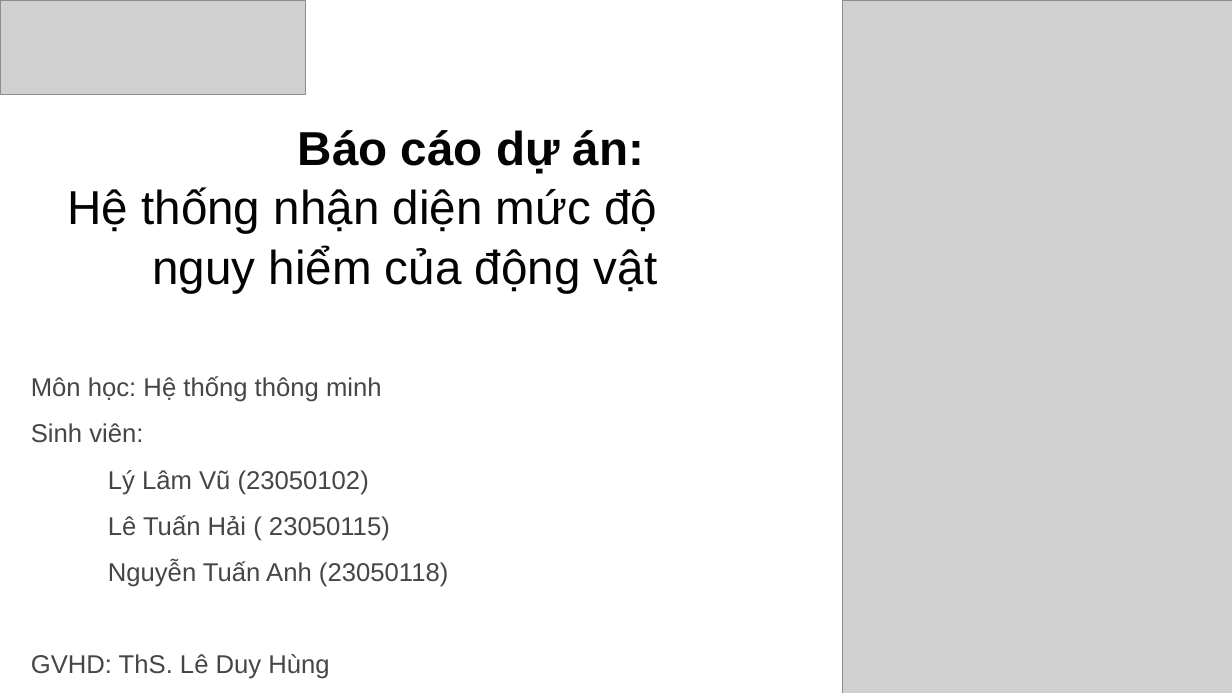
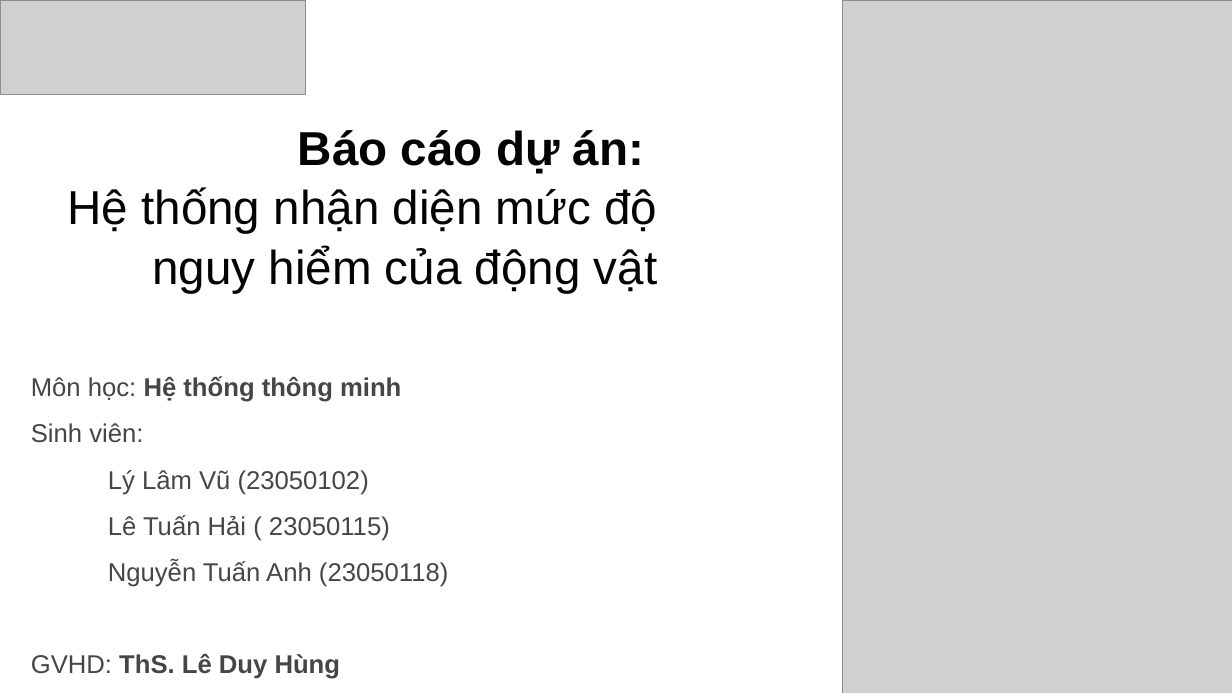
Before and after one commit to NguyenTAnh2005/IntelligentSystem_Vu_Hai_Anh, a slide deck: slide 1 of final_project/reports/Bao_Cao/baocao.pptx. Drawn at 1232x693 pixels with LibreOffice and Linux fonts; fonts in the diff are those of the drawing; grey boxes stand for pictures; background and template pictures are left out. Boxes give left, top, right and bottom in pixels: in the first picture for what was removed or moved away, otherwise in the second. Text is boxed around its words. In the diff, an @@ line names an element or a change of style, - is before the commit and + after.

```diff
--- a/final_project/reports/Bao_Cao/baocao.pptx
+++ b/final_project/reports/Bao_Cao/baocao.pptx
@@ text at (31,376,401,679): bold on in "Hệ thống thông minh", "ThS. Lê Duy Hùng" @@
```
Also in this commit, not shown: 6 other slides changed, 27 slides added, 14 slides removed, 2 other files.
